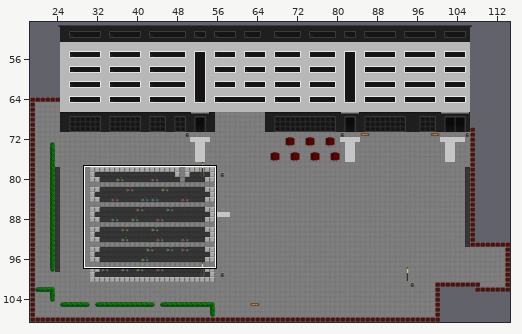
Two states of a Tiled map (JSON), maps/erba_inner_yard.json. Above, an overview of the earlier version with the close-up marked.
Close-up. The starting point:
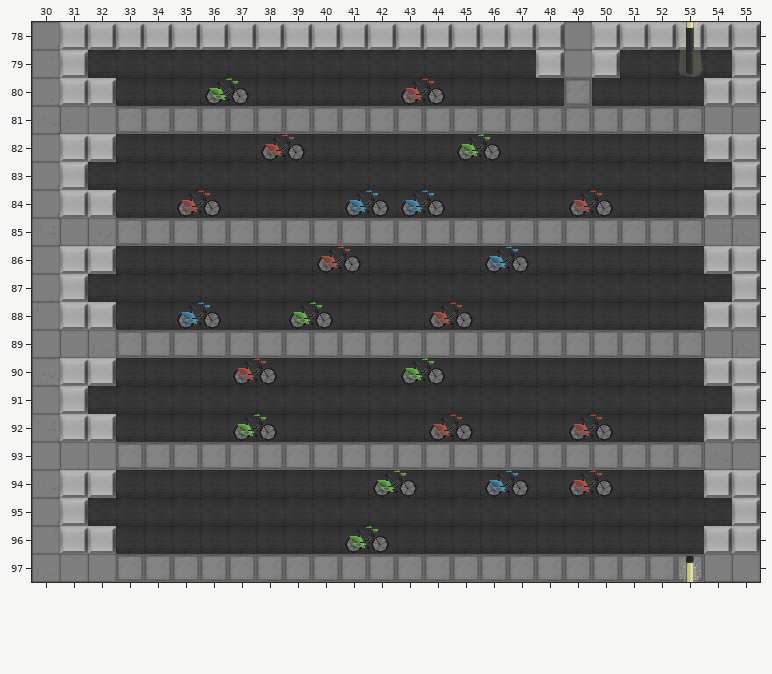
Cells are 32x32 px. Shown: x 30..55, y 78..97.
Once edited:
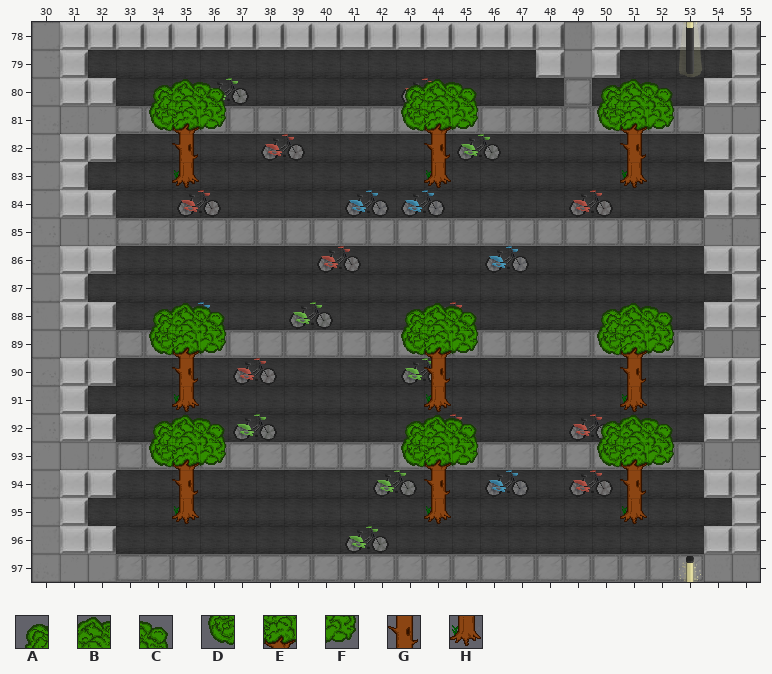
Key: from "Lysander": A 62, B 63, C 64, D 72, E 73, F 74, G 83, H 93.
_ is an empty cell.
Diff:
Layer "world":
Tile H is added in row 83 at x 35, 44 and 51; in row 91 at x 35, 44 and 51; in row 95 at x 35, 44 and 51.
Layer "top":
Tile A is added in row 80 at x 34, 43 and 50; in row 88 at x 34, 43 and 50; in row 92 at x 34, 43 and 50.
Tile B is added in row 80 at x 35, 44 and 51; in row 88 at x 35, 44 and 51; in row 92 at x 35, 44 and 51.
Tile C is added in row 80 at x 36, 45 and 52; in row 88 at x 36, 45 and 52; in row 92 at x 36, 45 and 52.
Tile D is added in row 81 at x 34, 43 and 50; in row 89 at x 34, 43 and 50; in row 93 at x 34, 43 and 50.
Tile E is added in row 81 at x 35, 44 and 51; in row 89 at x 35, 44 and 51; in row 93 at x 35, 44 and 51.
Tile F is added in row 81 at x 36, 45 and 52; in row 89 at x 36, 45 and 52; in row 93 at x 36, 45 and 52.
Tile G is added in row 82 at x 35, 44 and 51; in row 90 at x 35, 44 and 51; in row 94 at x 35, 44 and 51.
Changed places in both close-ups, as pixel boxes (x1, y1, x2, y2):
added: (149, 79, 226, 188)
added: (401, 79, 478, 188)
added: (597, 79, 674, 188)
added: (149, 303, 226, 524)
added: (401, 303, 478, 524)
added: (597, 303, 674, 524)
